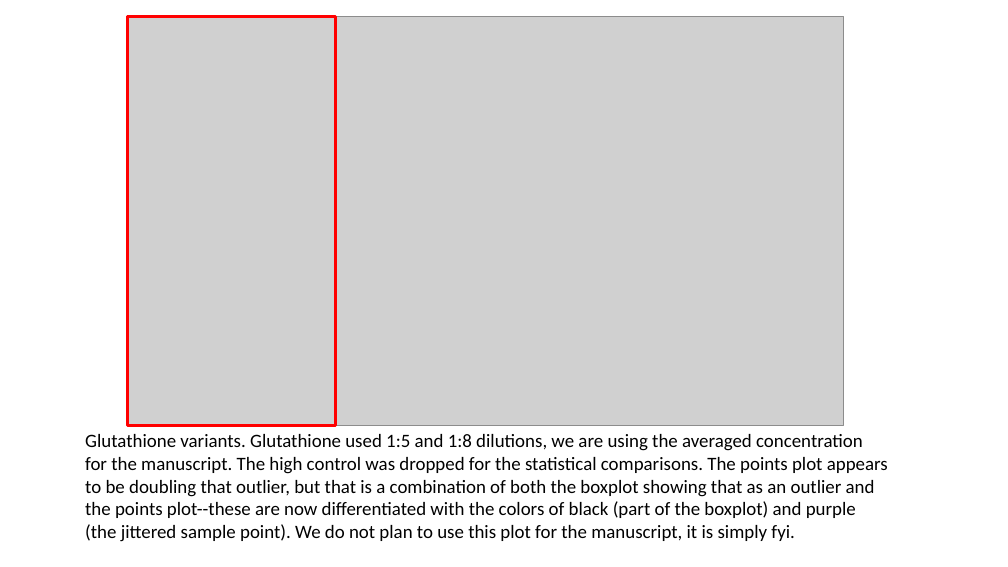
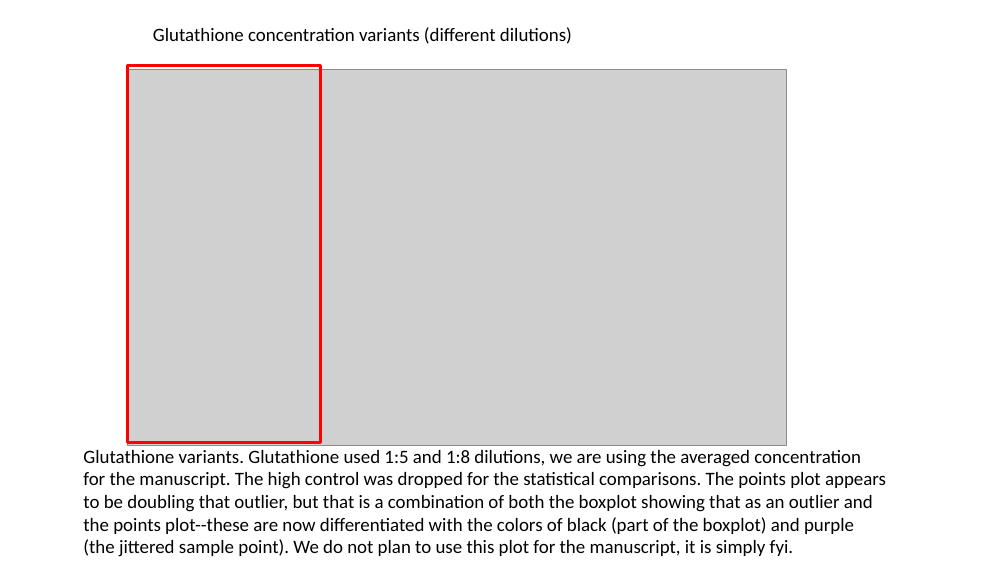
Before and after one commit to amphibian-exeff/vanmeter_salamander_exposures, a slide deck: slide 6 of pptx/vanmeter_salamander_exposures.pptx. Drawn at 1008x567 pixels with LibreOffice and Linux fonts; fonts in the diff are those of the drawing; grey boxes stand for pictures. Boxes give left, top, right and bottom in pixels: in the first picture for what was removed or moved away, otherwise in the second. Text is boxed around its words. In the diff, an @@ line names an element or a change of style, - is before the commit and + after.

```diff
--- a/pptx/vanmeter_salamander_exposures.pptx
+++ b/pptx/vanmeter_salamander_exposures.pptx
@@ text added at (x1=153, y1=27, x2=572, y2=44), 18 pt, text #000000 @@
+Glutathione concentration variants (different dilutions)
@@ picture resized from (x1=128, y1=16, x2=844, y2=425) to (x1=128, y1=69, x2=786, y2=445) @@
@@ rectangle resized from (x1=128, y1=16, x2=335, y2=425) to (x1=128, y1=66, x2=321, y2=442) @@
@@ text "Glutathione variants. Glutathione used 1:5 ..." moved from (x1=85, y1=434, x2=888, y2=542) to (x1=83, y1=450, x2=886, y2=557) @@
```
Also in this commit, not shown: 13 other slides changed, 9 slides added, 1 slide removed, 3 other files.
